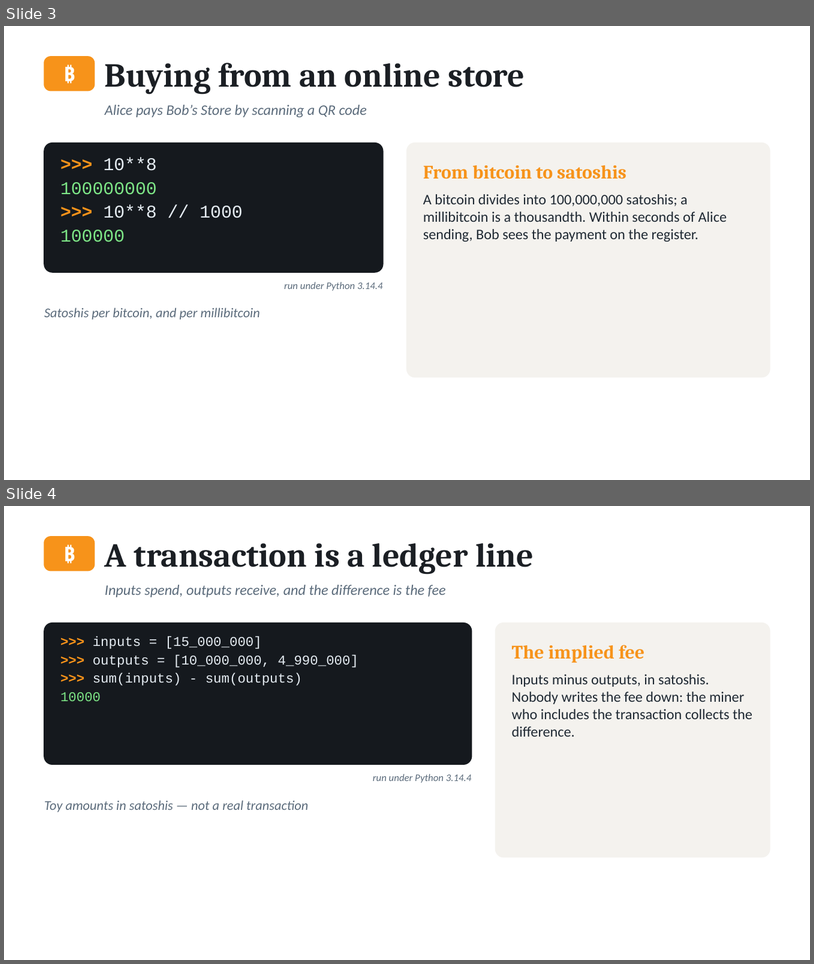
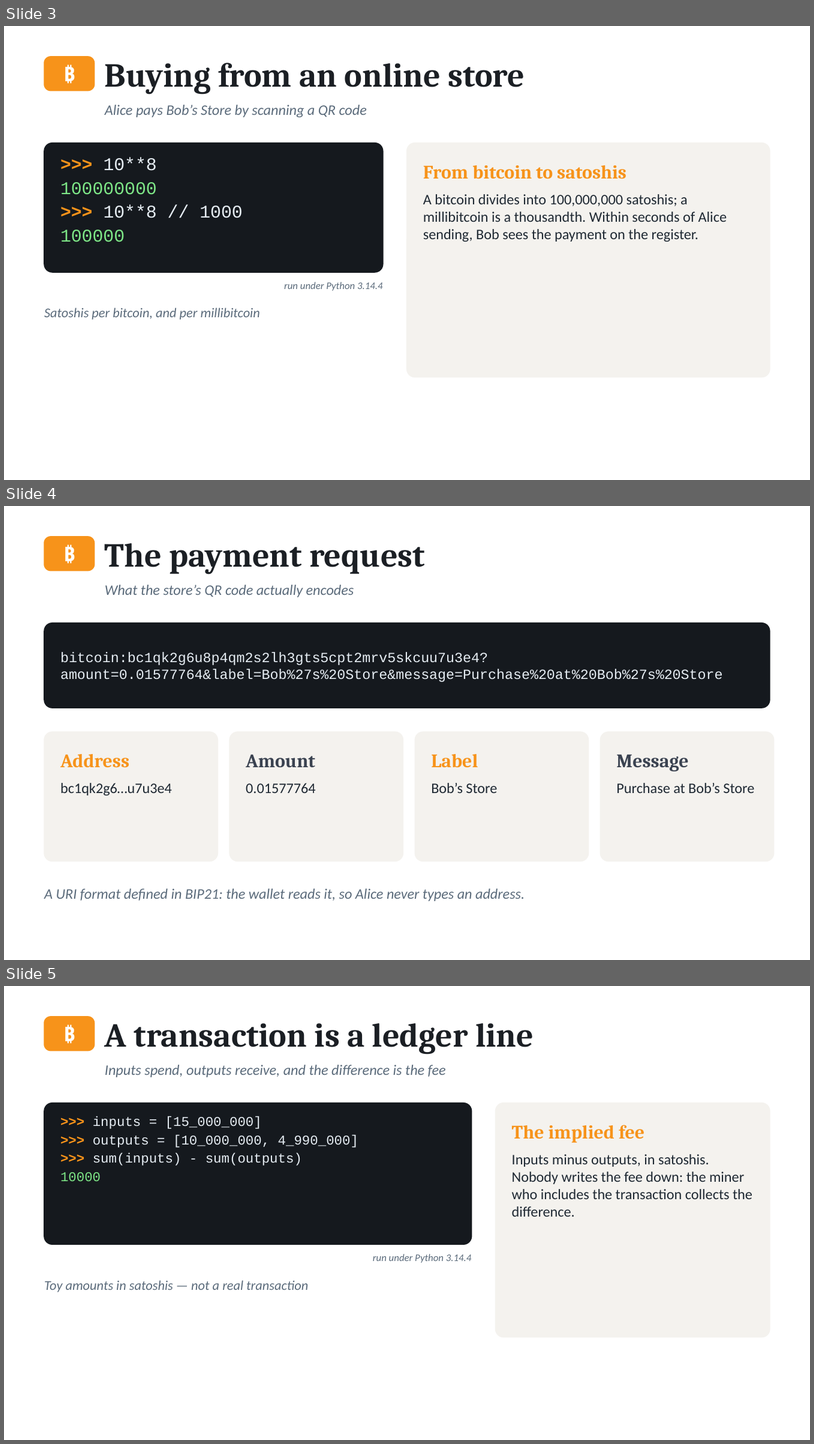
Before and after one commit to altunelyusuf/SEN0401, a slide deck: 03-materials/ch02/SEN0401_Ch02_HowBitcoinWorks_3e.pptx. Shown one above the other, each under a label of ours: slides 3 and 4 before the commit, slides 3, 4 and 5 after it. The pictures are 814x964 and 814x1444 pixels, drawn with LibreOffice and Linux fonts; fonts in the diff are those of the drawing. Boxes give left, top, right and bottom in pixels: in the first picture for what was removed or moved away, otherwise in the second. Text is boxed around its words. In the diff, an @@ line names an element or a change of style, - is before the commit and + after.

```diff
--- a/03-materials/ch02/SEN0401_Ch02_HowBitcoinWorks_3e.pptx
+++ b/03-materials/ch02/SEN0401_Ch02_HowBitcoinWorks_3e.pptx
@@ slide 4 added at box(4, 506, 810, 960), background #FFFFFF @@
@@ rounded rectangle added at box(44, 537, 95, 571), fill #F7931A, outline #F7931A 1 pt @@
@@ text added at box(44, 537, 95, 571), 18 pt, text #FFFFFF, bold @@
+₿
@@ text added at box(105, 543, 425, 574), 30 pt, text #1B1F24, bold @@
+The payment request
@@ text added at box(105, 585, 354, 597), 13 pt, text #5B6B7B, italic @@
+What the store’s QR code actually encodes
@@ rounded rectangle added at box(44, 623, 770, 708), fill #15191E, outline #15191E 1 pt @@
@@ text added at box(60, 652, 723, 682), 12.5 pt, text #E6EDF3 @@
+bitcoin:bc1qk2g6u8p4qm2s2lh3gts5cpt2mrv5skcuu7u3e4?amount=0.01577764&label=Bob%27s%20Store&message=Purchase%20at%20Bob%27s%20Store
@@ rounded rectangle added at box(44, 732, 218, 861), fill #F4F2EE, outline #F4F2EE 1 pt @@
@@ rounded rectangle added at box(230, 732, 403, 861), fill #F4F2EE, outline #F4F2EE 1 pt @@
@@ rounded rectangle added at box(415, 732, 588, 861), fill #F4F2EE, outline #F4F2EE 1 pt @@
@@ rounded rectangle added at box(601, 732, 774, 861), fill #F4F2EE, outline #F4F2EE 1 pt @@
@@ text added at box(60, 754, 129, 768), 17 pt, text #F7931A, bold @@
+Address
@@ text added at box(246, 754, 315, 767), 17 pt, text #3A4250, bold @@
+Amount
@@ text added at box(431, 754, 478, 768), 17 pt, text #F7931A, bold @@
+Label
@@ text added at box(617, 754, 689, 771), 17 pt, text #3A4250, bold @@
+Message
@@ text added at box(60, 783, 172, 795), 13 pt, text #1F2933 @@
+bc1qk2g6…u7u3e4
@@ text added at box(246, 783, 316, 793), 13 pt, text #1F2933 @@
+0.01577764
@@ text added at box(431, 783, 497, 793), 13 pt, text #1F2933 @@
+Bob’s Store
@@ text added at box(617, 783, 755, 793), 13 pt, text #1F2933 @@
+Purchase at Bob’s Store
@@ text added at box(44, 888, 525, 901), 13 pt, text #5B6B7B, italic @@
+A URI format defined in BIP21: the wallet reads it, so Alice never types an address.
@@ what was slide 4 is now slide 5 @@
```
Also in this commit, not shown: 1 slide changed, 4 other slides added, 31 other files.
